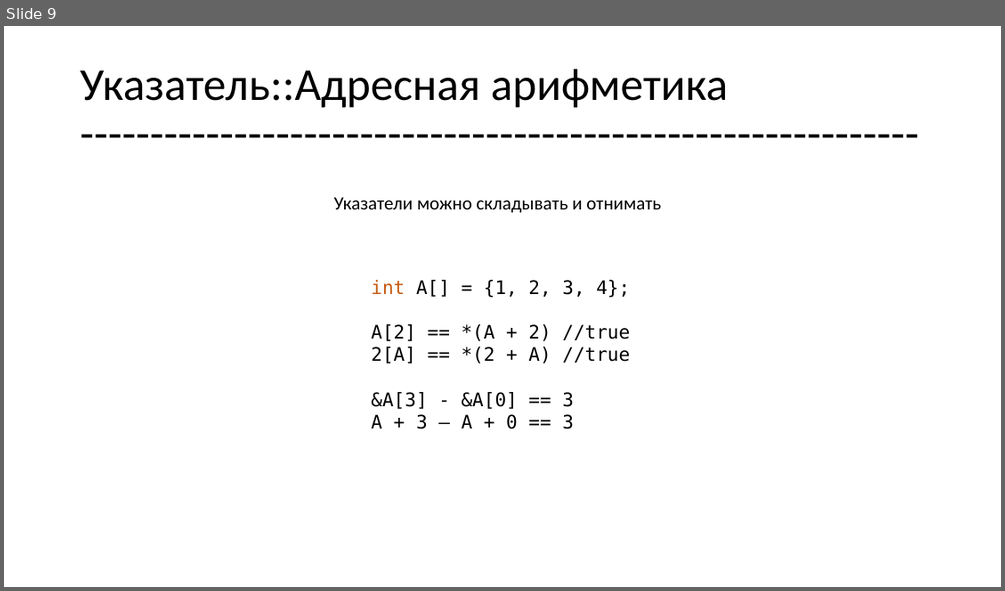
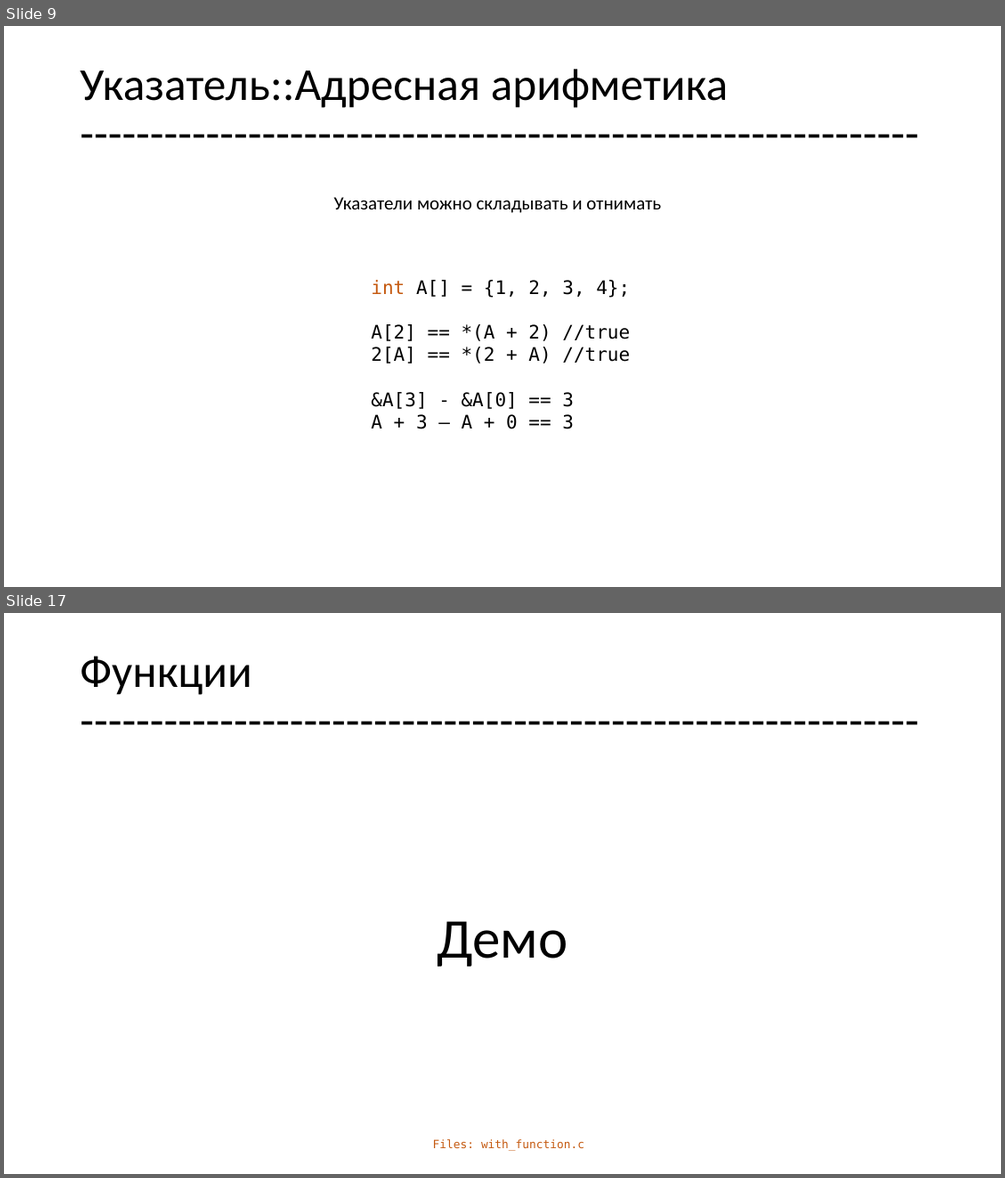
Before and after one commit to geeknik96/CLec, a slide deck: lec3/lec3.pptx. Shown one above the other, each under a label of ours: slide 9 before the commit, slides 9 and 17 after it; the slides between them are not shown. The pictures are 1005x591 and 1005x1178 pixels, drawn with LibreOffice and Linux fonts; fonts in the diff are those of the drawing. Boxes give left, top, right and bottom in pixels: in the first picture for what was removed or moved away, otherwise in the second. Text is boxed around its words. In the diff, an @@ line names an element or a change of style, - is before the commit and + after.

```diff
--- a/lec3/lec3.pptx
+++ b/lec3/lec3.pptx
@@ slide 17 added at [4, 613, 1001, 1174], background #FFFFFF @@
@@ title added at [80, 656, 251, 695], 44 pt, text #000000 @@
+Функции
+------------------------------------------------------------
@@ text added at [437, 921, 568, 966], 54 pt, text #000000 @@
+Демо
@@ text added at [433, 1139, 584, 1151], 11 pt, text #C55A11 @@
+Files: with_function.c
```
Also in this commit, not shown: 1 slide changed, 15 other slides added, 22 other files.
